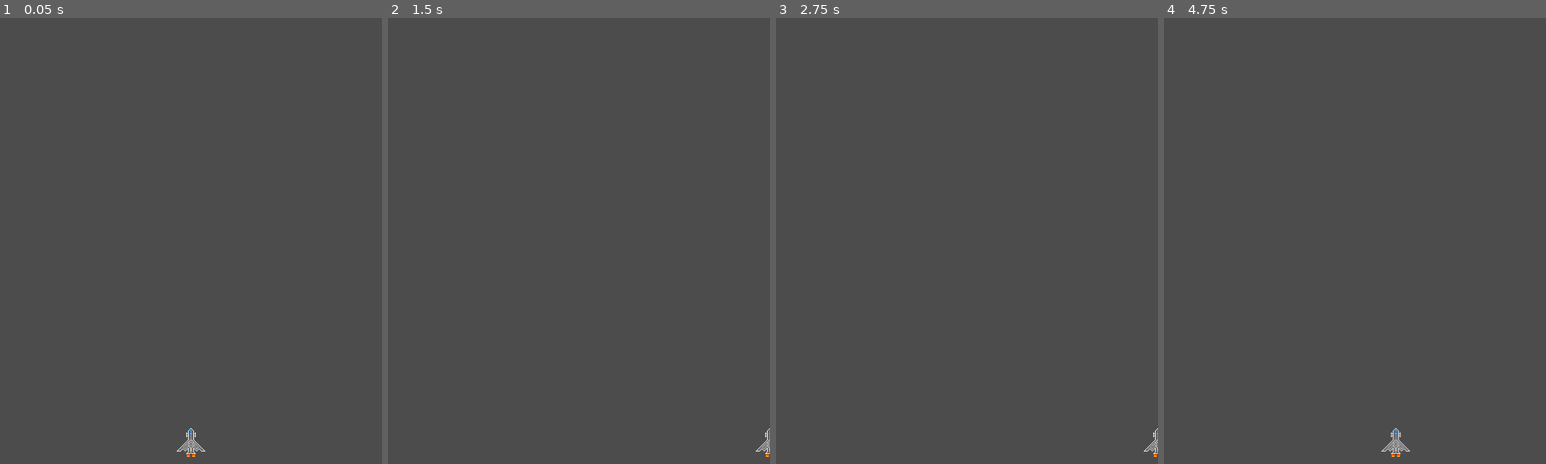
Above: before the commit, frames 1-4 (left to right).
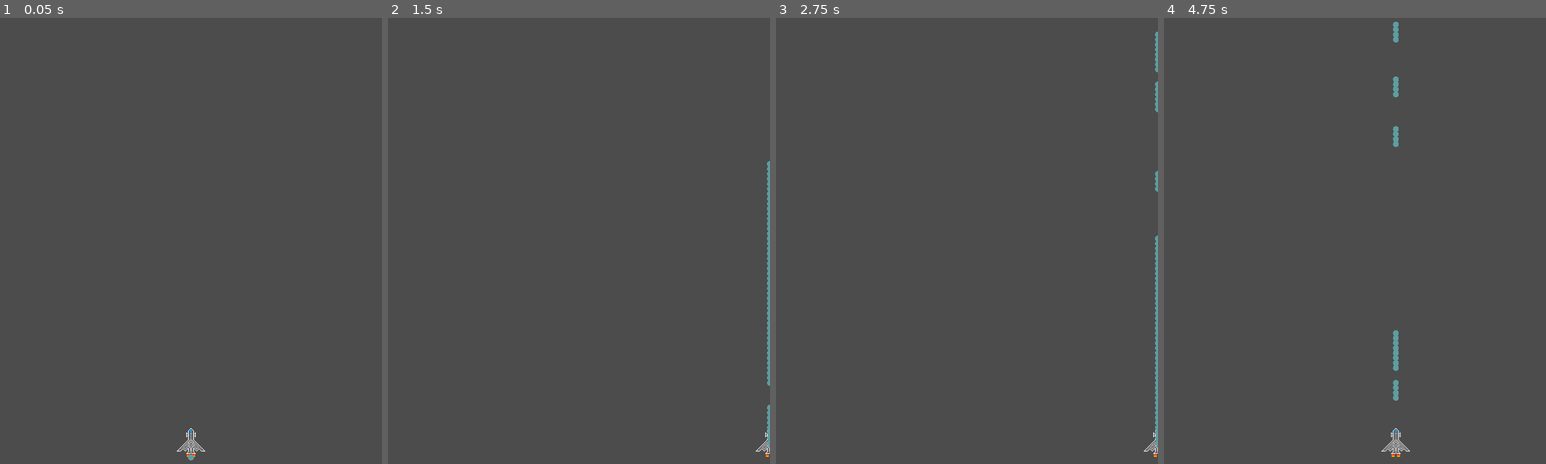
Above: after the commit, the same moments.

Repository: CAABAG/Pixel-Invaders
Game: Godot game, scene res://res/scenes/Player.tscn
The game is run twice, just before and just after one commit, with the same random seed, the same clock (stepped at 60 frames per second) and the same inputs. The project has no main scene, so this scene is started directly.
Inputs (mouse positions are in pixels of both pictures, inside the frame that each line leads up to):
- Up to frame 1 (0.05 s): no input
- Up to frame 2 (1.5 s): tap Enter at 0.5 s; move the mouse to (663, 232) at 0.52 s; hold Right (ui_right) 0.53-1.28 s; hold Ctrl 0.53-1.28 s; click (663, 232) at 0.67 s; tap Space at 0.77, 0.8, 1.07, 1.35 s; move the mouse to (502, 281) at 1.27 s; hold Left (ui_left) from 1.28 s (still down); click (502, 281) at 1.42 s
- Up to frame 3 (2.75 s): tap Space at 1.52, 1.82, 2.3 s; tap Ctrl at 1.55 s; move the mouse to (1005, 151) at 2.02 s; release Left (ui_left) at 2.03 s; hold Right (ui_right) from 2.03 s (still down); hold Ctrl from 2.03 s (still down); click (1005, 151) at 2.17 s
- Up to frame 4 (4.75 s): move the mouse to (1335, 352) at 2.77 s; release Ctrl at 2.78 s; tap Ctrl at 2.85, 4.35 s; click (1335, 352) at 2.92 s; tap Space at 3.02, 3.32, 3.5, 4.52 s; move the mouse to (1469, 330) at 3.52 s; release Right (ui_right) at 3.53 s; hold Space 3.53-4.28 s; hold Left (ui_left) from 3.53 s (still down); click (1469, 330) at 3.67 s; tap Enter at 4.25 s; move the mouse to (1240, 183) at 4.27 s; click (1240, 183) at 4.42 s

The runs differ from the first frame. In frame 1, less than 0.1% of the frame differs, in the area x 49-51%, y 97-100%; in frame 2, 0.4%; in frame 3, 0.5%, in the area x 99-100%, y 3-96%; in frame 4, 0.4%.

Commit message:
Add shooting mechanics to player

Diff:
--- a/res/scenes/Player.tscn
+++ b/res/scenes/Player.tscn
@@ -1,7 +1,8 @@
-[gd_scene load_steps=4 format=2]
+[gd_scene load_steps=5 format=2]
 
 [ext_resource path="res://res/img/Player.png" type="Texture" id=1]
 [ext_resource path="res://src/Player.gd" type="Script" id=2]
+[ext_resource path="res://res/scenes/Bullet.tscn" type="PackedScene" id=3]
 
 [sub_resource type="SpriteFrames" id=1]
 animations = [ {
@@ -22,3 +23,5 @@
 
 [node name="CollisionPolygon2D" type="CollisionPolygon2D" parent="."]
 polygon = PoolVector2Array( -0.110153, -24.8349, -7.97627, -18.2798, -8.16356, -2.73486, -27.0797, 15.8067, -10.5983, 15.6194, -10.7856, 24.422, 10.1907, 23.8601, 10.0034, 16.3685, 27.0467, 15.8067, 8.6924, -3.10944, 8.87968, -17.7179 )
+
+[node name="Bullet" parent="." instance=ExtResource( 3 )]
--- a/src/Player.gd
+++ b/src/Player.gd
@@ -41,6 +41,17 @@
 			else:
 				movement += acceleration(.85)
 
+func process_shooting():
+	var should_shoot = false
+	if Input.is_key_pressed(KEY_SPACE): should_shoot = true
+	if Input.is_key_pressed(KEY_CONTROL): should_shoot = true
+	if Input.is_mouse_button_pressed(BUTTON_LEFT): should_shoot = true
+	if (should_shoot):
+		var b = preload("res://res/scenes/Bullet.tscn").instance()
+		#owner.add_child(b)
+		add_child(b)
+		b.is_player_owned = true
+
 func process_movement():
 	var is_right_pressed = Input.is_action_pressed("ui_right") or Input.is_key_pressed(KEY_D)
 	var is_left_pressed = Input.is_action_pressed("ui_left") or Input.is_key_pressed(KEY_A)
@@ -50,6 +61,7 @@
 
 func _process(delta):
 	process_movement()
+	process_shooting()
 	position.x += movement * delta
 	position.x = clamp(position.x, 0, screen_size.x)
 
